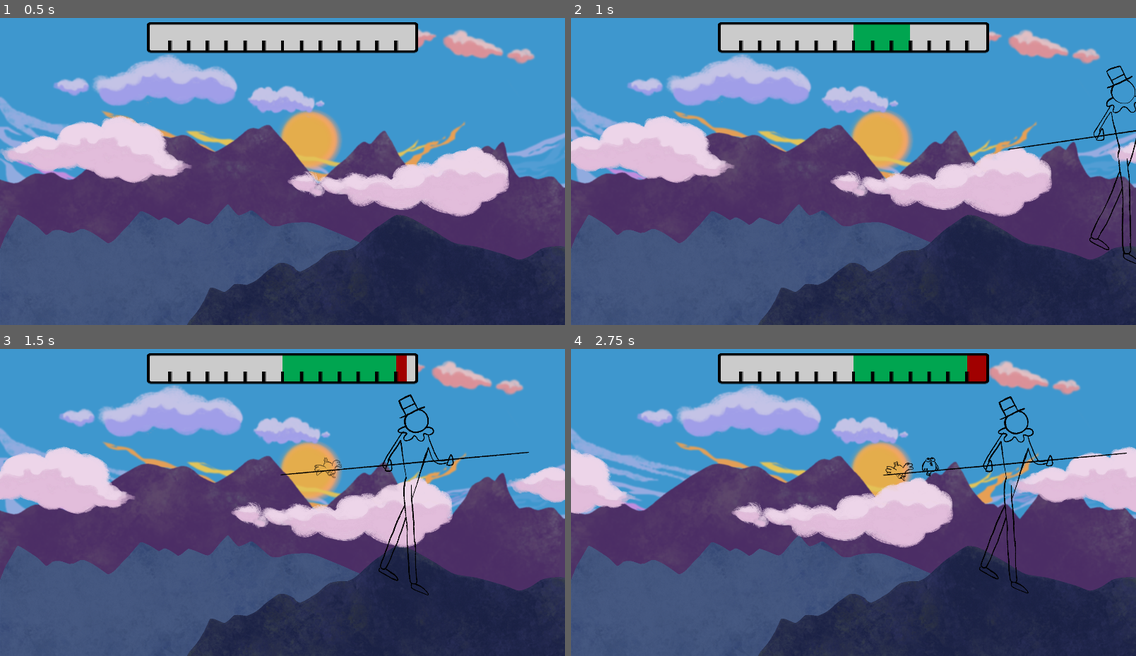
Above: before the commit, frames 1-4 (two rows, left to right).
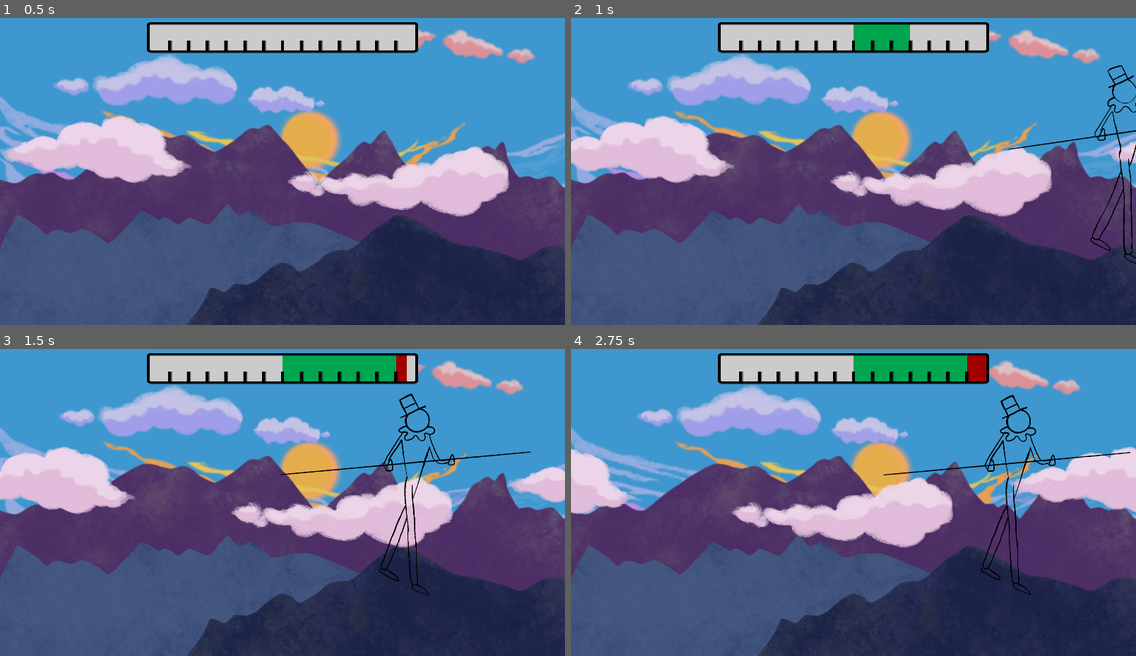
Above: after the commit, the same moments.

Repository: Merliin42/ludum-dare-49
Game: Godot game, scene res://Scenes/Main.tscn
Same seed, same stepped clock (60 frames per second), same inputs: the game is played once before the commit and once after it. The engine's default icon, where the game draws it, is replaced by a stand-in: a white triangle on a blue panel in a dark square.
Inputs:
- Up to frame 1 (0.5 s): no input
- Up to frame 2 (1 s): hold Right (right) from 0.53 s (still down)
- Up to frame 3 (1.5 s): release Right (right) at 1.28 s; hold Left (left) from 1.28 s (still down)
- Up to frame 4 (2.75 s): release Left (left) at 2.03 s; hold Right (right) from 2.03 s (still down)

Frame 1 is identical in both runs. In frame 2, 0.9% of the frame differs, in the area x 77-100%, y 15-80%; in frame 3, 1.1%; in frame 4, 1.4%, in the area x 55-99%, y 14-80%.

Commit message:
Equilibrage du jeu

Diff:
--- a/Scenes/Main.tscn
+++ b/Scenes/Main.tscn
@@ -181,6 +181,7 @@
 position = Vector2( 420, -177 )
 
 [node name="Timer" type="Timer" parent="."]
+wait_time = 4.0
 autostart = true
 
 [node name="CharacterAnimation" type="AnimationPlayer" parent="."]
--- a/Scenes/Weights/Bird.tscn
+++ b/Scenes/Weights/Bird.tscn
@@ -6,4 +6,4 @@
 
 [node name="AnimatedSprite" parent="." index="0"]
 animation = "bird_flying"
-frame = 1
+frame = 6
--- a/Scripts/Main.gd
+++ b/Scripts/Main.gd
@@ -6,6 +6,8 @@
 var right_left : Array = [-1, 1]
 var weights : Array = [0, 0] # Total of the weights on the pole
 var counter : Array = [0, 0] # Counter of objects on the pole
+var total_bird : int = 0
+var player_capacity : int = 50
 
 onready var lines : Array = [$Node_Oiseau/Line, $Node_Oiseau/Line2, $Node_Oiseau/Line3, $Node_Oiseau/Line4, $Node_Oiseau/Line5, $Node_Oiseau/Line6]
 
@@ -19,13 +21,13 @@
 func _process(delta):
 	var player_input : float = get_input()
 
-	balance = (balance + (weights[1] - weights[0] + (player_input*50)) * delta) * 1.02
+	balance = (balance + (weights[1] - weights[0] + (player_input*player_capacity)) * delta) * 1.02
 	$HUD.update(balance)
 
 	if(balance < -100 or balance > 100) :
 		$CameraAnimation.play("pan_out")
 
-	$Camera2D.zoom += Vector2(0.015 * delta, 0.015 * delta)
+	$Camera2D.zoom += Vector2(0.01 * delta, 0.01 * delta)
 
 func get_input():
 	var left : float
@@ -43,7 +45,7 @@
 
 	var index : int = randi() % 3 if side == 0 else randi() % 3 + 3
 
-	lines[index].counter +=1
+	lines[index].counter += 1
 	weight.position.y -= lines[index].counter * 64 - 50
 	weight.side = side
 	weight.connect("on_landing", self, "on_bird_landing")
@@ -51,9 +53,11 @@
 #	print($BirdAudio.pitch_scale)
 	$BirdAudio.play()
 	lines[index].add_child(weight)
+	total_bird += 0.5
+	player_capacity += 1
 
 func on_bird_landing(weight) :
-	weights[weight.side] += weight.weight
+	weights[weight.side] += weight.weight + total_bird
 	counter[weight.side] += 1
 
 
--- a/Scripts/Weight.gd
+++ b/Scripts/Weight.gd
@@ -5,7 +5,7 @@
 var side : int = 0
 
 func _ready():
-	$Tween.interpolate_property(self, "modulate", Color(1, 1, 1, 0), Color(1, 1, 1, 1), 1, Tween.TRANS_LINEAR)
+	$Tween.interpolate_property(self, "modulate", Color(1, 1, 1, 0), Color(1, 1, 1, 1), 2, Tween.TRANS_LINEAR)
 	$Tween.start()
 
 
